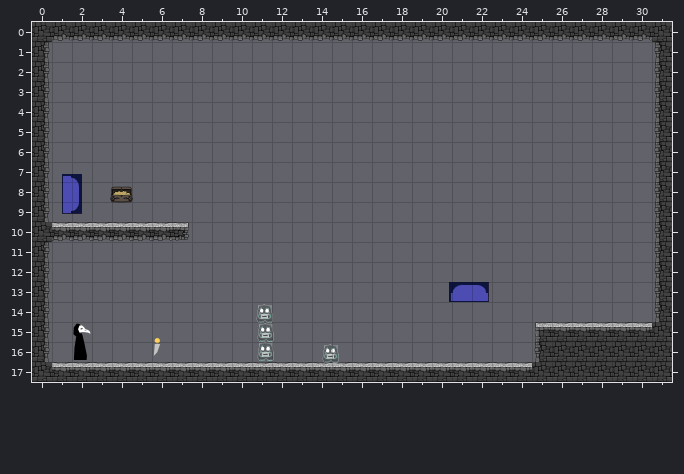
Tiled map (JSON) -- Physics/Physics/assets/example_level.tmj. This is how it looked before the edit.
Cells are 300x300 px. Shown: x 0..31, y 0..17.
Once edited:
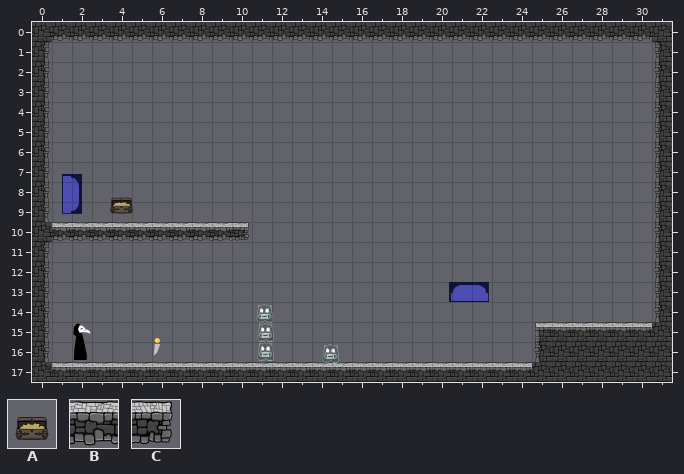
Key: from "GameObjectTiles": A 4 "goaldoor"; from "PlatformTiles": B 2, C 3.
_ is an empty cell.
Objects are placed by their top-left corner, in cells (3,4 is the top-left corner of cell 3,4); size is 1x1 cell unless given.
The exact change:
Layer "Tile Layer 1":
y 10: x 7..10 C___ -> BBBC
Layer "GameObject":
changed: A "goaldoor" at 3.7,7.6 size 1.7x1.7 -> A "goaldoor" at 3.7,8.2 size 1.7x1.7
Changed places in both pictures, as pixel boxes (x1, y1, x2, y2):
changed: (110, 186, 133, 214)
changed: (172, 222, 249, 241)
